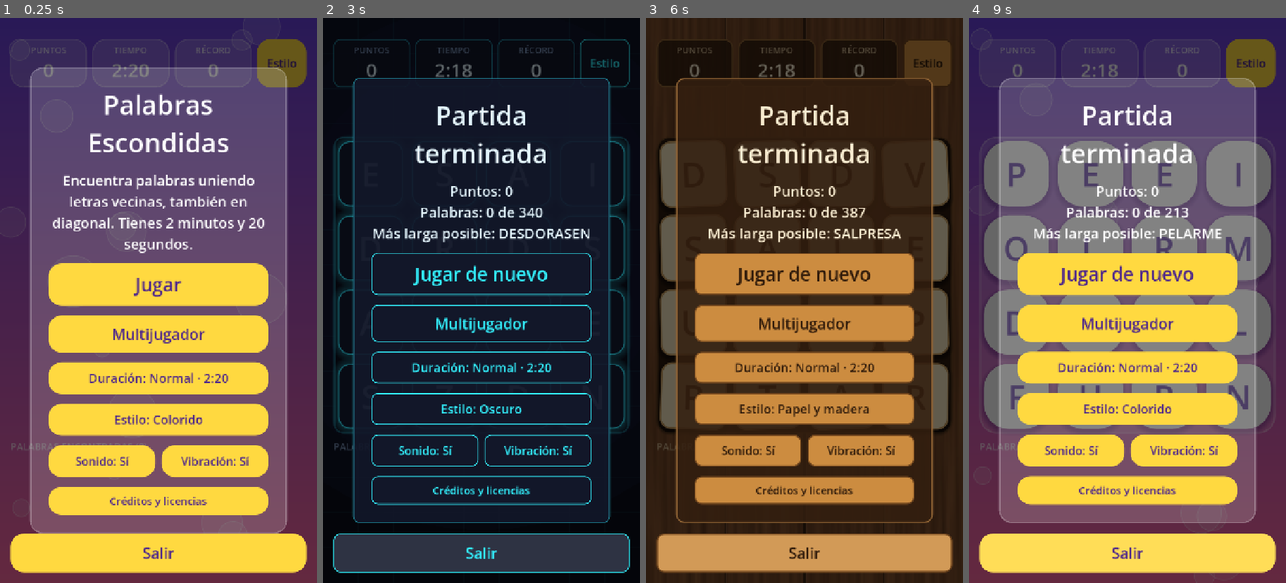
Above: before the commit, frames 1-4 (left to right).
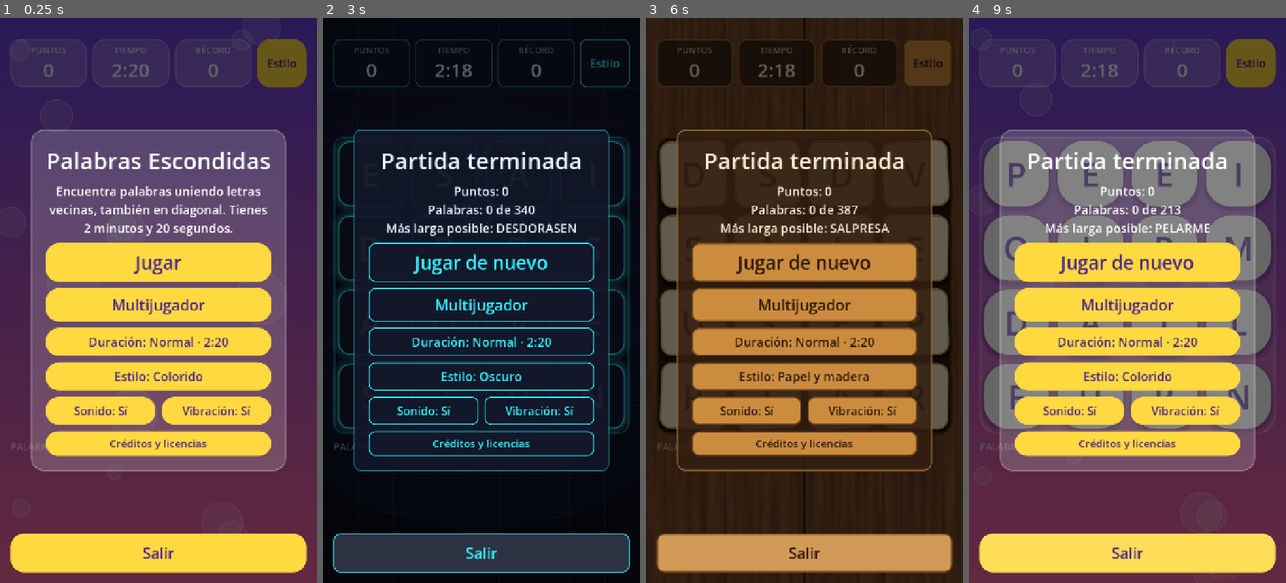
Above: after the commit, the same moments.

Repository: nawelitus/palabras-escondidas
Game: Godot game, scene res://main.tscn
The game is run twice, just before and just after one commit, with the same random seed, the same clock (stepped at 60 frames per second) and the same inputs.
Inputs:
- Up to frame 1 (0.25 s): no input
- Up to frame 2 (3 s): click "Jugar" at 0.5 s; click "Estilo" at 1.25 s; click "Finalizar" at 2 s; click "¿Seguro? Toca otra vez" at 2.75 s
- Up to frame 3 (6 s): click "Jugar de nuevo" at 3.5 s; click "Estilo" at 4.25 s; click "Finalizar" at 5 s; click "¿Seguro? Toca otra vez" at 5.75 s
- Up to frame 4 (9 s): click "Jugar de nuevo" at 6.5 s; click "Estilo" at 7.25 s; click "Finalizar" at 8 s; click "¿Seguro? Toca otra vez" at 8.75 s

The runs differ from the first frame. In frame 1, 38% of the frame differs, in the area x 9-91%, y 8-92%; in frame 2, 16%; in frame 3, 24%; in frame 4, 31%.

Commit message:
feat(store): refresh screenshots and banner, fit the start panel on 16:9
- six new store screenshots (start, trace, live room, results, wood, dark)
- feature graphic mentions the wifi multiplayer
- compact start panel so it no longer overlaps the HUD on short screens

Diff:
--- a/scripts/main.gd
+++ b/scripts/main.gd
@@ -243,17 +243,17 @@
 
 	var inner := MarginContainer.new()
 	for side in ["left", "right", "top", "bottom"]:
-		inner.add_theme_constant_override("margin_" + side, 32)
+		inner.add_theme_constant_override("margin_" + side, 24)
 	panel.add_child(inner)
 	var box := VBoxContainer.new()
-	box.add_theme_constant_override("separation", 22)
+	box.add_theme_constant_override("separation", 14)
 	inner.add_child(box)
 
 	_overlay_title = Label.new()
 	_overlay_title.horizontal_alignment = HORIZONTAL_ALIGNMENT_CENTER
 	_overlay_title.autowrap_mode = TextServer.AUTOWRAP_WORD_SMART
 	_overlay_title.custom_minimum_size = Vector2(500, 0)
-	_overlay_title.add_theme_font_size_override("font_size", 60)
+	_overlay_title.add_theme_font_size_override("font_size", 52)
 	_text_labels.append(_overlay_title)
 	box.add_child(_overlay_title)
 
@@ -261,27 +261,27 @@
 	_overlay_body.horizontal_alignment = HORIZONTAL_ALIGNMENT_CENTER
 	_overlay_body.autowrap_mode = TextServer.AUTOWRAP_WORD_SMART
 	_overlay_body.custom_minimum_size = Vector2(500, 0)
-	_overlay_body.add_theme_font_size_override("font_size", 32)
+	_overlay_body.add_theme_font_size_override("font_size", 28)
 	_text_labels.append(_overlay_body)
 	box.add_child(_overlay_body)
 
 	_play_button = _make_button("Jugar", 42)
-	_play_button.custom_minimum_size = Vector2(0, 96)
+	_play_button.custom_minimum_size = Vector2(0, 88)
 	_play_button.pressed.connect(_on_play_pressed)
 	box.add_child(_play_button)
 
 	_mp_button = _make_button("Multijugador", 34)
-	_mp_button.custom_minimum_size = Vector2(0, 84)
+	_mp_button.custom_minimum_size = Vector2(0, 76)
 	_mp_button.pressed.connect(_on_multiplayer_pressed)
 	box.add_child(_mp_button)
 
 	_duration_button = _make_button("", 28)
-	_duration_button.custom_minimum_size = Vector2(0, 72)
+	_duration_button.custom_minimum_size = Vector2(0, 64)
 	_duration_button.pressed.connect(_on_duration_pressed)
 	box.add_child(_duration_button)
 
 	_overlay_skin_button = _make_button("Estilo", 28)
-	_overlay_skin_button.custom_minimum_size = Vector2(0, 72)
+	_overlay_skin_button.custom_minimum_size = Vector2(0, 64)
 	_overlay_skin_button.pressed.connect(GameSettings.cycle_skin)
 	box.add_child(_overlay_skin_button)
 
@@ -290,18 +290,18 @@
 	box.add_child(_toggle_row)
 	_sound_button = _make_button("", 26)
 	_sound_button.size_flags_horizontal = Control.SIZE_EXPAND_FILL
-	_sound_button.custom_minimum_size = Vector2(0, 72)
+	_sound_button.custom_minimum_size = Vector2(0, 64)
 	_sound_button.pressed.connect(_on_sound_toggled)
 	_toggle_row.add_child(_sound_button)
 	_haptics_button = _make_button("", 26)
 	_haptics_button.size_flags_horizontal = Control.SIZE_EXPAND_FILL
-	_haptics_button.custom_minimum_size = Vector2(0, 72)
+	_haptics_button.custom_minimum_size = Vector2(0, 64)
 	_haptics_button.pressed.connect(_on_haptics_toggled)
 	_toggle_row.add_child(_haptics_button)
 	_refresh_toggle_texts()
 
 	_credits_button = _make_button("Créditos y licencias", 24)
-	_credits_button.custom_minimum_size = Vector2(0, 64)
+	_credits_button.custom_minimum_size = Vector2(0, 56)
 	_credits_button.pressed.connect(func() -> void: _credits.show_credits())
 	box.add_child(_credits_button)
 
--- a/tools/render_store_graphics.gd
+++ b/tools/render_store_graphics.gd
@@ -85,7 +85,7 @@
 	root.add_child(subtitle)
 
 	var tags := Label.new()
-	tags.text = "Sin anuncios  ·  Sin internet  ·  3 estilos"
+	tags.text = "Sin anuncios  ·  Multijugador por wifi"
 	tags.position = Vector2(52, 410)
 	tags.add_theme_font_size_override("font_size", 24)
 	tags.add_theme_color_override("font_color", skin.accent_color)
Binary file changed: store/assets/feature_1024x500.png
Binary file changed: store/assets/screens/1_inicio.png
Binary file added: store/assets/screens/2_trazo_colorido.png
Binary file removed: store/assets/screens/2_trazo_madera.png
Binary file removed: store/assets/screens/3_colorido.png
Binary file added: store/assets/screens/3_sala_en_vivo.png
Binary file removed: store/assets/screens/4_oscuro.png
Binary file added: store/assets/screens/4_resultados.png
Binary file added: store/assets/screens/5_madera.png
Binary file added: store/assets/screens/6_oscuro.png
